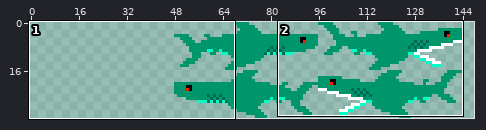
Sprite sheet: sprites/tubarao_spritesheet.png. Above, an overview of the earlier version with the close-up marked.
Close-up. Earlier state:
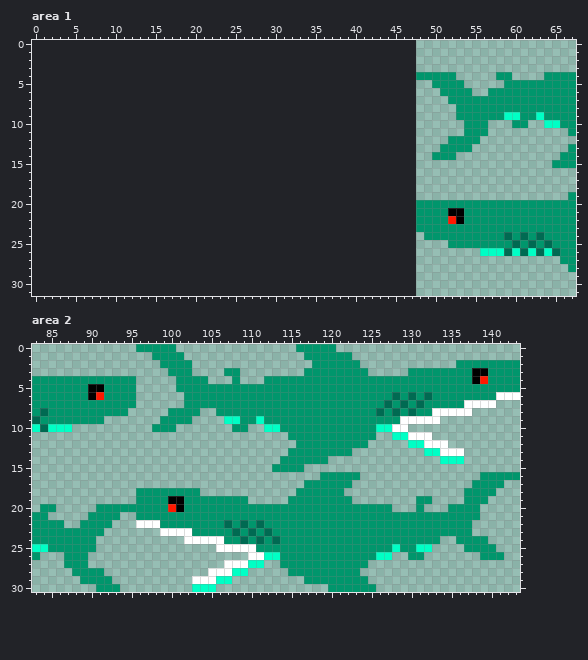
The file is 128x32 pixels. Shown: area 1: x 0..67, y 0..31; area 2: x 83..143, y 0..30. The old version is drawn lined up with the new one, on the new canvas. The wide view leaves out empty margins.
The result:
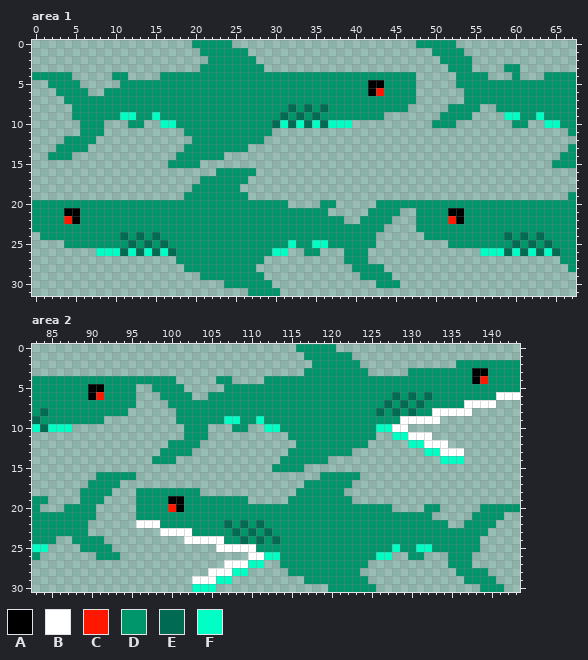
Palette (. is transparent): A #000000  B #ffffff  C #ff1800  D #00966c  E #006a52  F #00ffc5
Edits made:
canvas 128x32 -> 256x32, the old top-left corner now at 48,0
Area 1:
y 0: x 20..24 ..... -> DDDDD; x 48..52 ..... -> DDDDD
y 1: x 21..26 ...... -> DDDDDD; x 50..53 .... -> DDDD
y 2: x 22..27 ...... -> DDDDDD; x 51..54 .... -> DDDD
y 3: x 21..28 ........ -> DDDDDDDD; x 52..54 ... -> DDD; x 59..60 .. -> DD
y 4: x 0..4 ..... -> DDDDD; x 10..11 .. -> DD; x 16..56 ................................DDDDD.... -> DDDDDDDDDDDDDDDDDDDDDDDDDDDDDDDD.....DDDD; x 58..60 DD. -> ..D
y 5: x 2..5 .... -> DDDD; x 11..47 ..................................... -> DDDDDDDDDDDDDDDDDDDDDDDDDDDDDDDAADDDD; x 50..52 DDD -> ...; x 54..58 ..... -> DDDDD
y 6: x 3..6 .... -> DDDD; x 9..47 ....................................... -> DDDDDDDDDDDDDDDDDDDDDDDDDDDDDDDDDACDDDD; x 51..53 DDD -> ...; x 55..56 .. -> DD
y 7: x 4..47 ............................................ -> DDDDDDDDDDDDDDDDDDDDDDDDDDDDDDDDDDDDDDDDDDDD; x 52..53 DD -> ..
y 8: x 5..46 .......................................... -> DDDDDDDDDDDDDDDDDDDDDDDDDDDEDEDEDDDDDDDDDD; x 52 . -> D; x 56..57 DD -> ..
y 9: x 5..43 ....................................... -> DDDDDDFFDDFDDDDDDDDDDDDDDDEDEDEDDDDDDDD; x 51..52 .. -> DD; x 55..58 DDDD -> ....
y 10: x 6..8 ... -> DDD; x 12..13 .. -> DD; x 16..39 ........................ -> FFDDDDDDDDDDDDEFEFEFEFFF; x 50..52 ... -> DDD; x 54..56 DDD -> ...
y 11: x 6..8 ... -> DDD; x 19..29 ........... -> DDDDDDDDDDD; x 54..56 DDD -> ...
y 12: x 4..7 .... -> DDDD; x 20..28 ......... -> DDDDDDDDD; x 52..55 DDDD -> ....
y 13: x 3..6 .... -> DDDD; x 19..26 ........ -> DDDDDDDD; x 51..54 DDDD -> ....
y 14: x 2..4 ... -> DDD; x 18..23 ...... -> DDDDDD; x 50..52 DDD -> ...
y 15: x 17..20 .... -> DDDD
y 16: x 23..27 ..... -> DDDDD
y 17: x 21..26 ...... -> DDDDDD
y 18: x 20..25 ...... -> DDDDDD
y 19: x 19..26 ........ -> DDDDDDDD
y 20: x 0..31 ................................ -> DDDDDDDDDDDDDDDDDDDDDDDDDDDDDDDD; x 36..37 .. -> DD; x 43..47 ..... -> DDDDD
y 21: x 0..36 ..................................... -> DDDDAADDDDDDDDDDDDDDDDDDDDDDDDDDDDDDD; x 42..45 .... -> DDDD
y 22: x 0..38 ....................................... -> DDDDCADDDDDDDDDDDDDDDDDDDDDDDDDDDDDDDDD; x 41..44 .... -> DDDD
y 23: x 0..43 ............................................ -> DDDDDDDDDDDDDDDDDDDDDDDDDDDDDDDDDDDDDDDDDDDD
y 24: x 1..42 .......................................... -> DDDDDDDDDDEDEDEDDDDDDDDDDDDDDDDDDDDDDDDDDD
y 25: x 4..42 ....................................... -> DDDDDDDDEDEDEDDDDDDDDDDDDDDDFDDFFDDDDDD
y 26: x 8..31 ........................ -> FFFEFEFEFEDDDDDDDDDDDDFF; x 34..35 .. -> DD; x 39..41 ... -> DDD
y 27: x 18..28 ........... -> DDDDDDDDDDD; x 39..41 ... -> DDD
y 28: x 19..27 ......... -> DDDDDDDDD; x 40..43 .... -> DDDD
y 29: x 21..28 ........ -> DDDDDDDD; x 41..44 .... -> DDDD
y 30: x 24..29 ...... -> DDDDDD; x 43..45 ... -> DDD
y 31: x 27..30 .... -> DDDD
Area 2:
y 0: x 96..100 DDDDD -> .....
y 1: x 98..101 DDDD -> ....
y 2: x 99..102 DDDD -> ....
y 3: x 100..102 DDD -> ...; x 107..108 DD -> ..
y 4: x 96..104 .....DDDD -> DDDDD....; x 106..108 ..D -> DD.
y 5: x 98..100 ... -> DDD; x 102..106 DDDDD -> .....
y 6: x 99..101 ... -> DDD; x 103..104 DD -> ..
y 7: x 100..101 .. -> DD
y 8: x 100 D -> .; x 104..105 .. -> DD
y 9: x 99..100 DD -> ..; x 103..106 .... -> DDDD
y 10: x 98..100 DDD -> ...; x 102..104 ... -> DDD
y 11: x 102..104 ... -> DDD
y 12: x 100..103 .... -> DDDD
y 13: x 99..102 .... -> DDDD
y 14: x 98..100 ... -> DDD
y 16: x 91..95 ..... -> DDDDD; x 139..143 DDDDD -> .....
y 17: x 90..93 .... -> DDDD; x 138..141 DDDD -> ....
y 18: x 89..92 .... -> DDDD; x 137..140 DDDD -> ....
y 19: x 83..84 .. -> DD; x 89..91 ... -> DDD; x 131..132 DD -> ..; x 137..139 DDD -> ...
y 20: x 83..85 .DD -> D..; x 87..95 ....DDDDD -> DDDD.....; x 131..133 D.. -> .DD; x 135..143 DDDD..... -> ....DDDDD
y 21: x 85..89 ..... -> DDDDD; x 91..93 DDD -> ...; x 133..137 DDDDD -> .....; x 139..141 ... -> DDD
y 22: x 87..88 .. -> DD; x 90..92 DDD -> ...; x 135..136 DD -> ..; x 138..140 ... -> DDD
y 23: x 90..91 DD -> ..; x 138..139 .. -> DD
y 24: x 86..87 DD -> ..; x 91 . -> D; x 134..135 .. -> DD; x 139 D -> .
y 25: x 85..88 DDDD -> ....; x 91..92 .. -> DD; x 133..136 .... -> DDDD; x 139..140 DD -> ..
y 26: x 87..89 DDD -> ...; x 91..93 ... -> DDD; x 135..137 ... -> DDD; x 139..141 DDD -> ...
y 27: x 87..89 DDD -> ...; x 135..137 ... -> DDD
y 28: x 88..91 DDDD -> ....; x 136..139 .... -> DDDD
y 29: x 89..92 DDDD -> ....; x 137..140 .... -> DDDD
y 30: x 91..93 DDD -> ...; x 139..141 ... -> DDD
Pixel boxes of the changes (left, top, right, bottom) in both close-ups:
changed: (32, 40, 520, 296)
changed: (32, 344, 240, 592)
changed: (416, 472, 520, 592)
